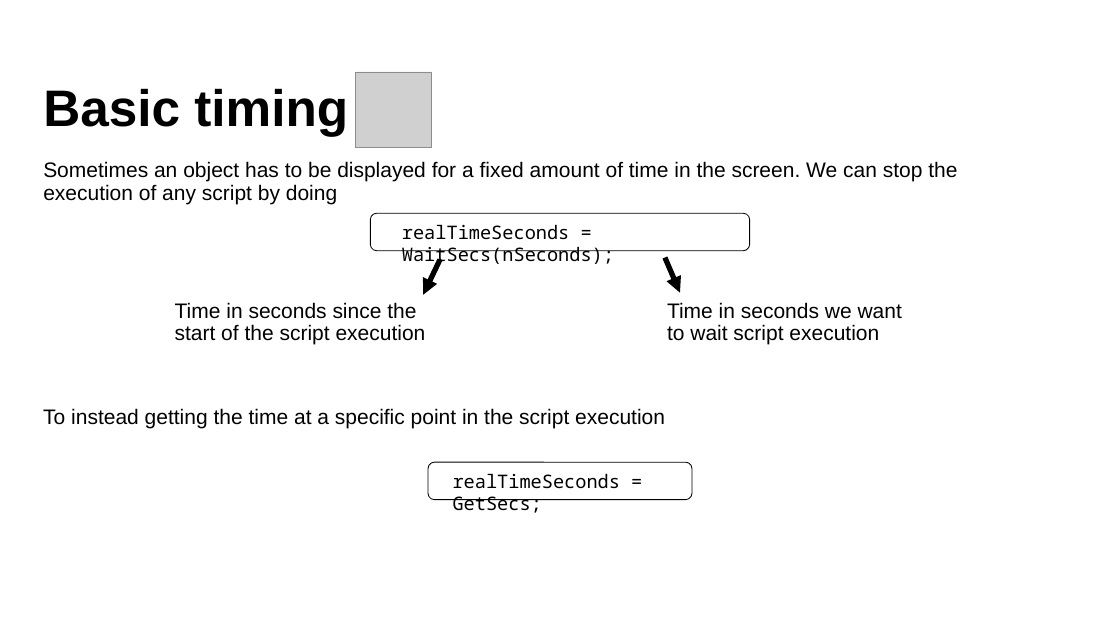
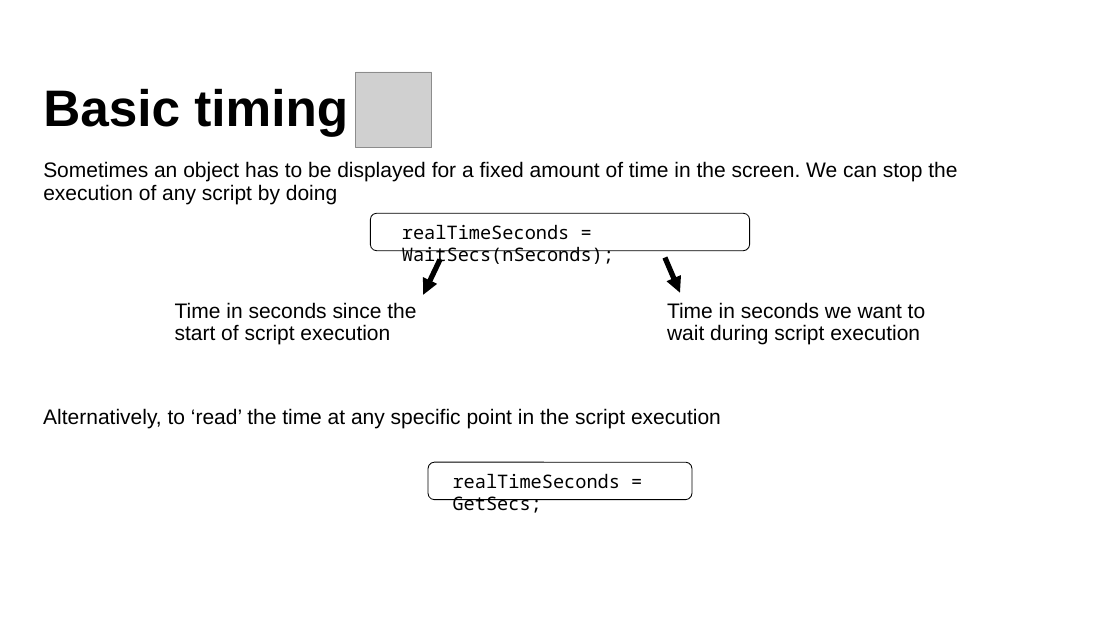
Before and after one commit to Lenakeiz/MatlabPTBExercise, a slide deck: slide 10 of PTB - A gentle introduction (lecture one).pptx. Drawn at 1120x630 pixels with LibreOffice and Linux fonts; fonts in the diff are those of the drawing; grey boxes stand for pictures; background and template pictures are left out. Boxes give left, top, right and bottom in pixels: in the first picture for what was removed or moved away, otherwise in the second. Text is boxed around its words. In the diff, an @@ line names an element or a change of style, - is before the commit and + after.

Commit message:
Fixed typos in the slides

```diff
--- a/PTB - A gentle introduction (lecture one).pptx
+++ b/PTB - A gentle introduction (lecture one).pptx
@@ text at [175,302,416,345]: text changed @@
-Time in seconds since the start of the script execution
+Time in seconds since the start of script execution
@@ text at [667,302,925,345]: text changed @@
-Time in seconds we want to wait script execution
+Time in seconds we want to wait during script execution
@@ text at [43,408,721,429]: text changed @@
-To instead getting the time at a specific point in the script execution
+Alternatively, to ‘read’ the time at any specific point in the script execution
```
Also in this commit, not shown: 14 other slides changed.
